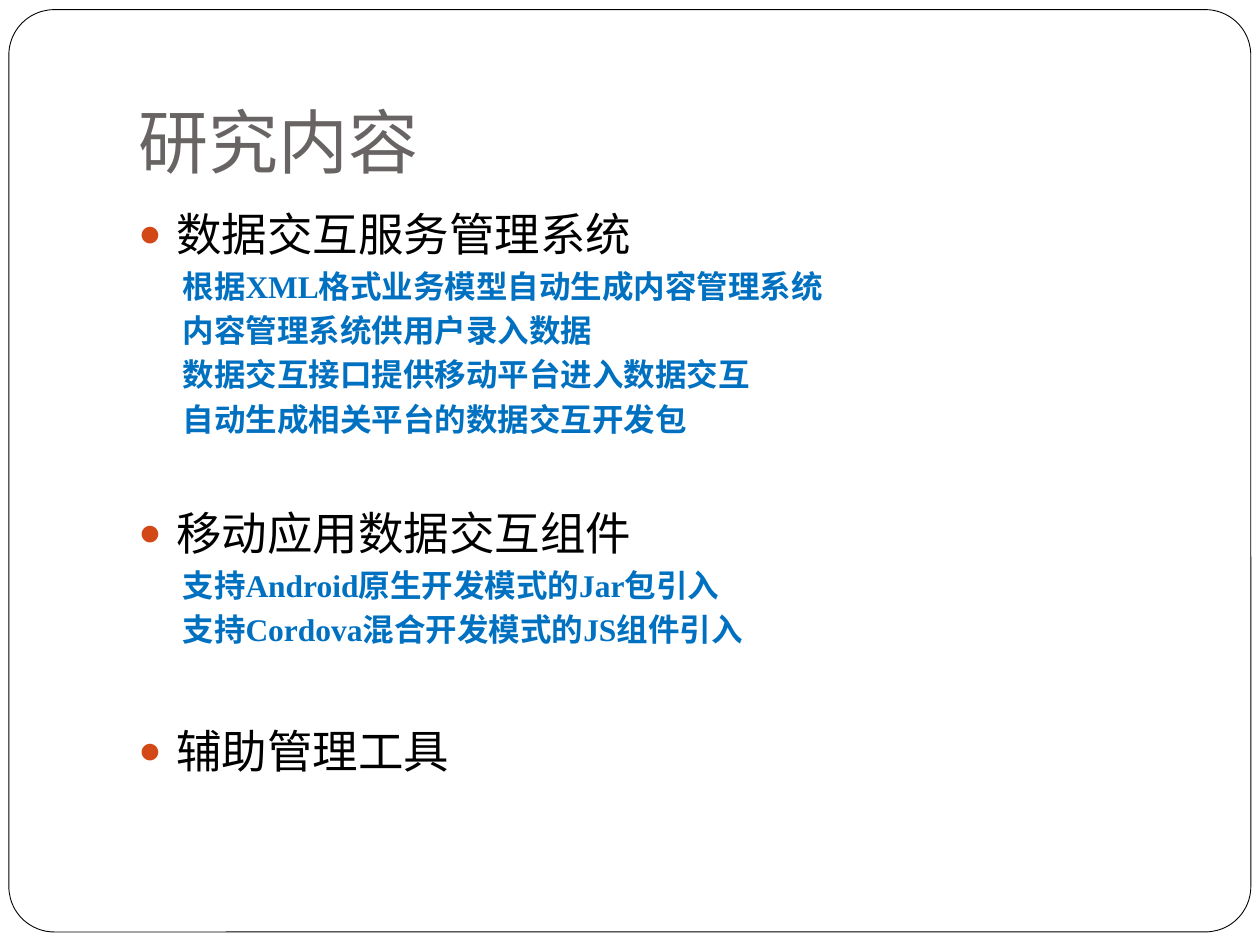
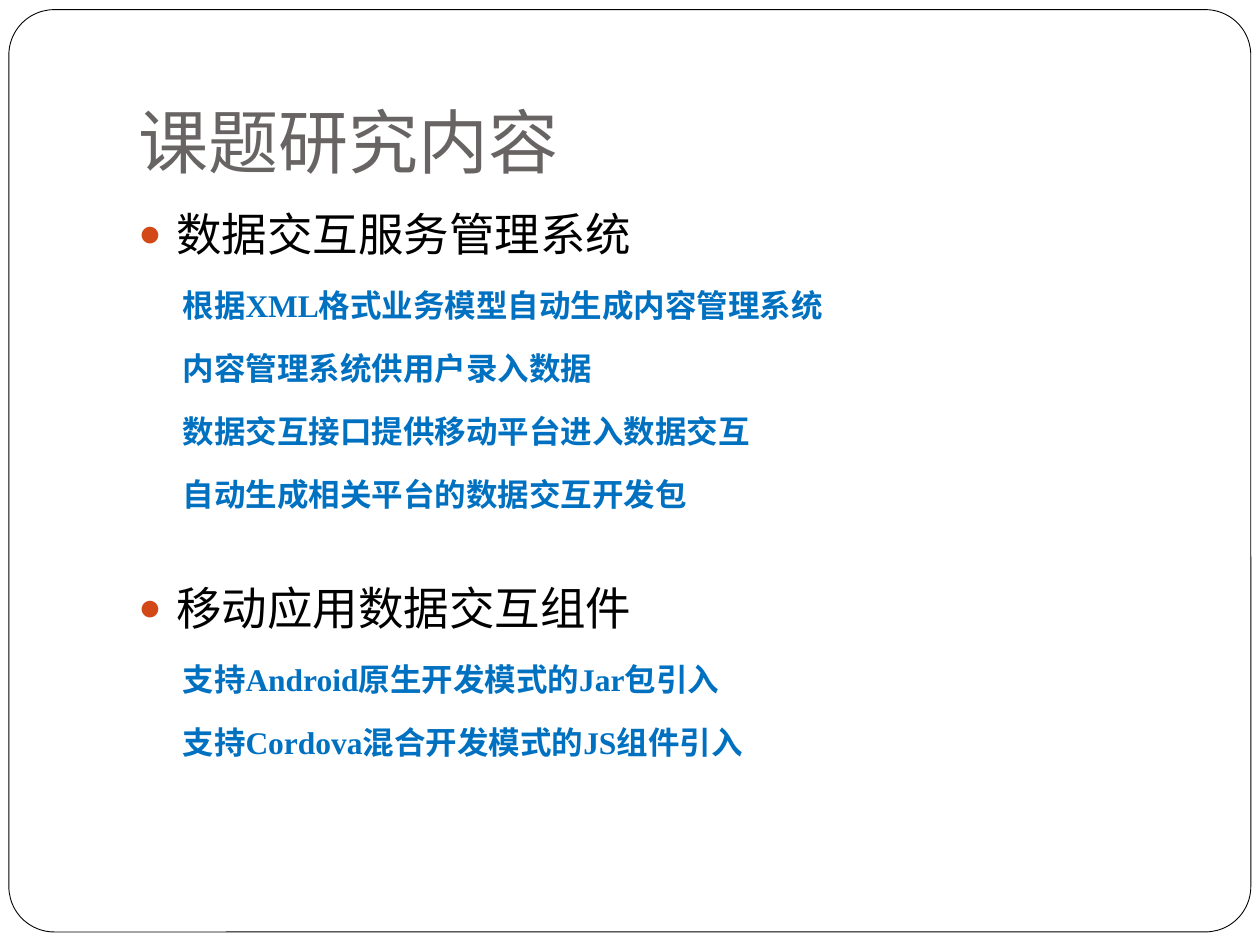
Before and after one commit to alucard263096/MyPaper, a slide deck: slide 4 of 论文PPT.pptx (slide 3 before the commit). Drawn at 1260x945 pixels with LibreOffice and Linux fonts; fonts in the diff are those of the drawing. Boxes give left, top, right and bottom in pixels: in the first picture for what was removed or moved away, otherwise in the second. Text is boxed around its words. In the diff, an @@ line names an element or a change of style, - is before the commit and + after.

```diff
--- a/论文PPT.pptx
+++ b/论文PPT.pptx
@@ title at <box>138,109,558,174</box>: text changed @@
-研究内容
+课题研究内容
@@ text at <box>183,290,823,757</box>: line spacing 1 to 1.5 @@
@@ text at <box>176,729,449,772</box>: paragraph removed @@
-● 辅助管理工具
```
Also in this commit, not shown: 8 other slides changed, 2 slides added, 5 slides removed, 1 other file.
